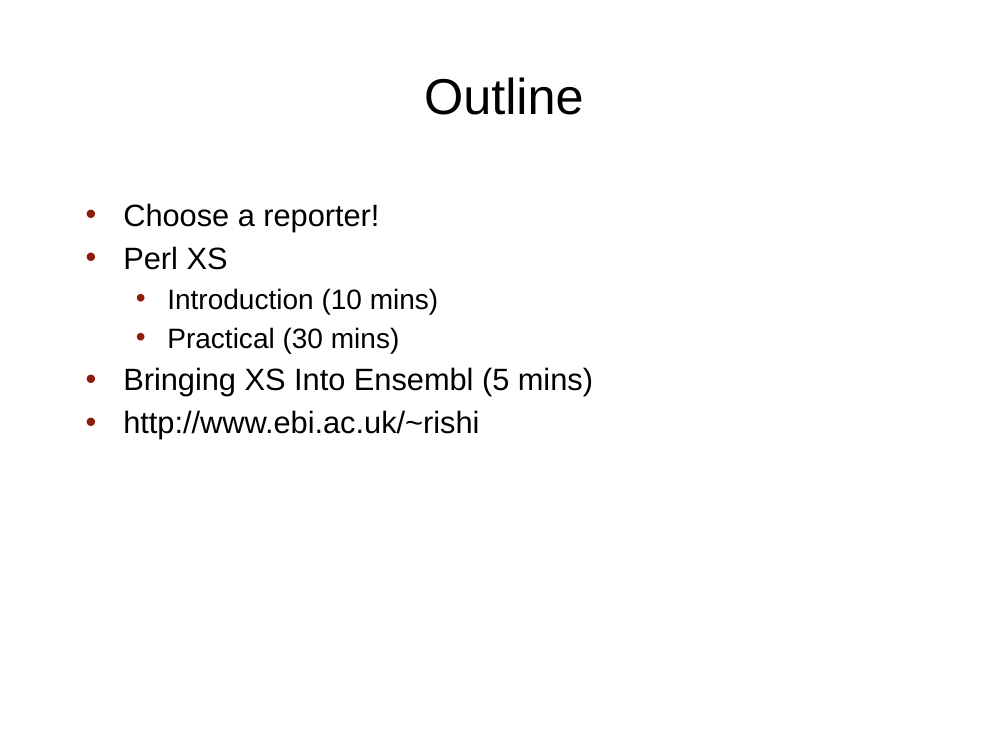
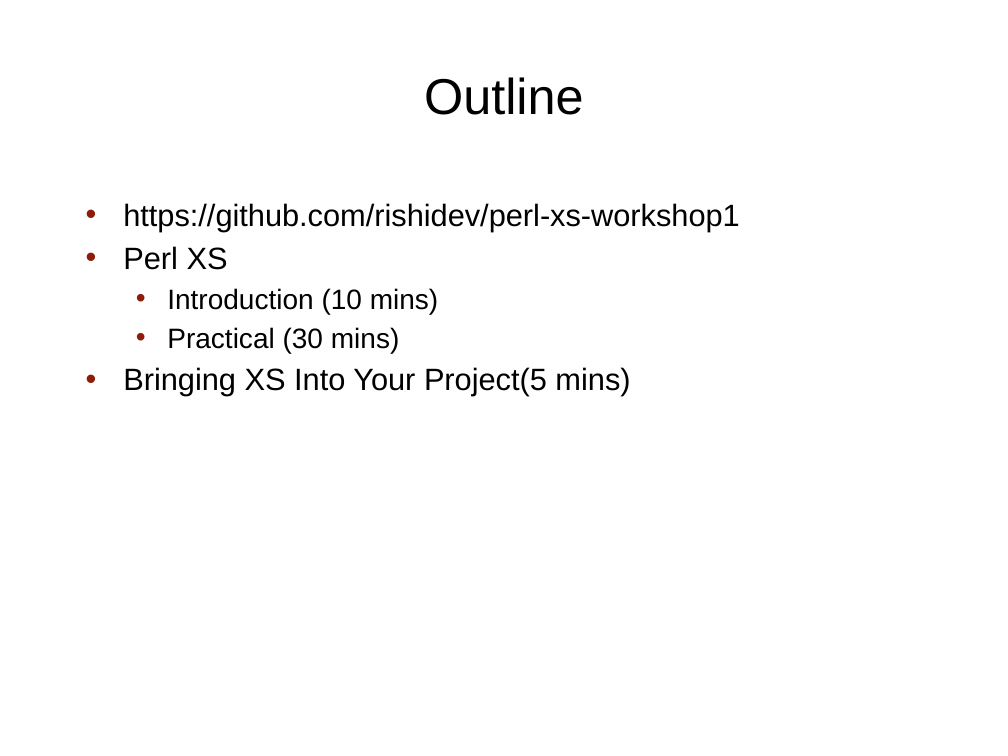
Before and after one commit to rishidev/perl-xs-workshop1, a slide deck: slide 2 of doc/XS_Presentation.pptx. Drawn at 1008x756 pixels with LibreOffice and Linux fonts; fonts in the diff are those of the drawing; background and template pictures are left out. Boxes give left, top, right and bottom in pixels: in the first picture for what was removed or moved away, otherwise in the second. Text is boxed around its words. In the diff, an @@ line names an element or a change of style, - is before the commit and + after.

```diff
--- a/doc/XS_Presentation.pptx
+++ b/doc/XS_Presentation.pptx
@@ text at [123,203,740,231]: text changed @@
-• Choose a reporter!
+• https://github.com/rishidev/perl-xs-workshop1
@@ text at [123,367,630,396]: text changed @@
-• Bringing XS Into Ensembl (5 mins)
-• http://www.ebi.ac.uk/~rishi
+• Bringing XS Into Your Project(5 mins)
```
Also in this commit, not shown: 5 other slides changed, 1 slide removed, 2 other files.
